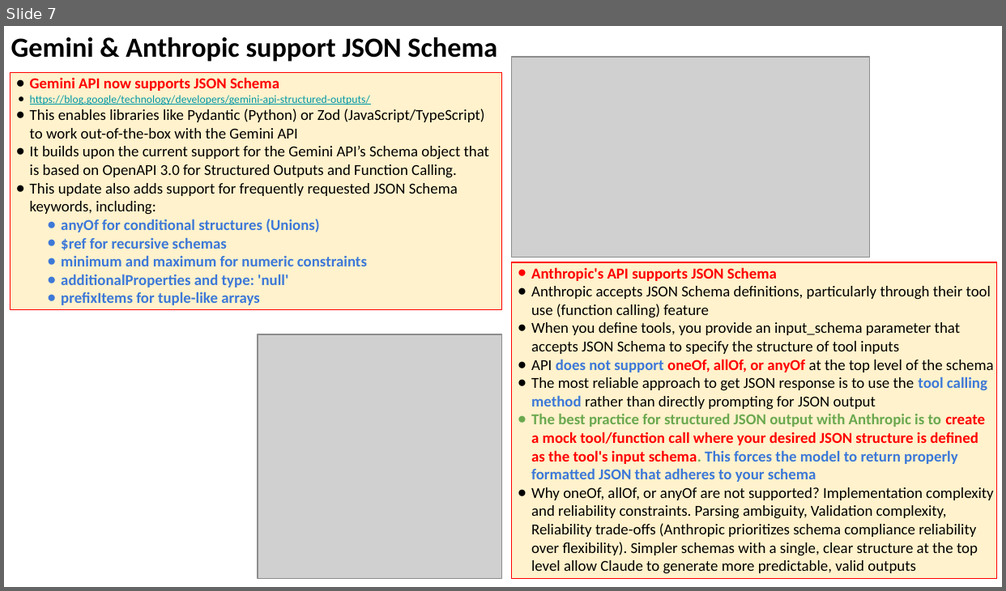
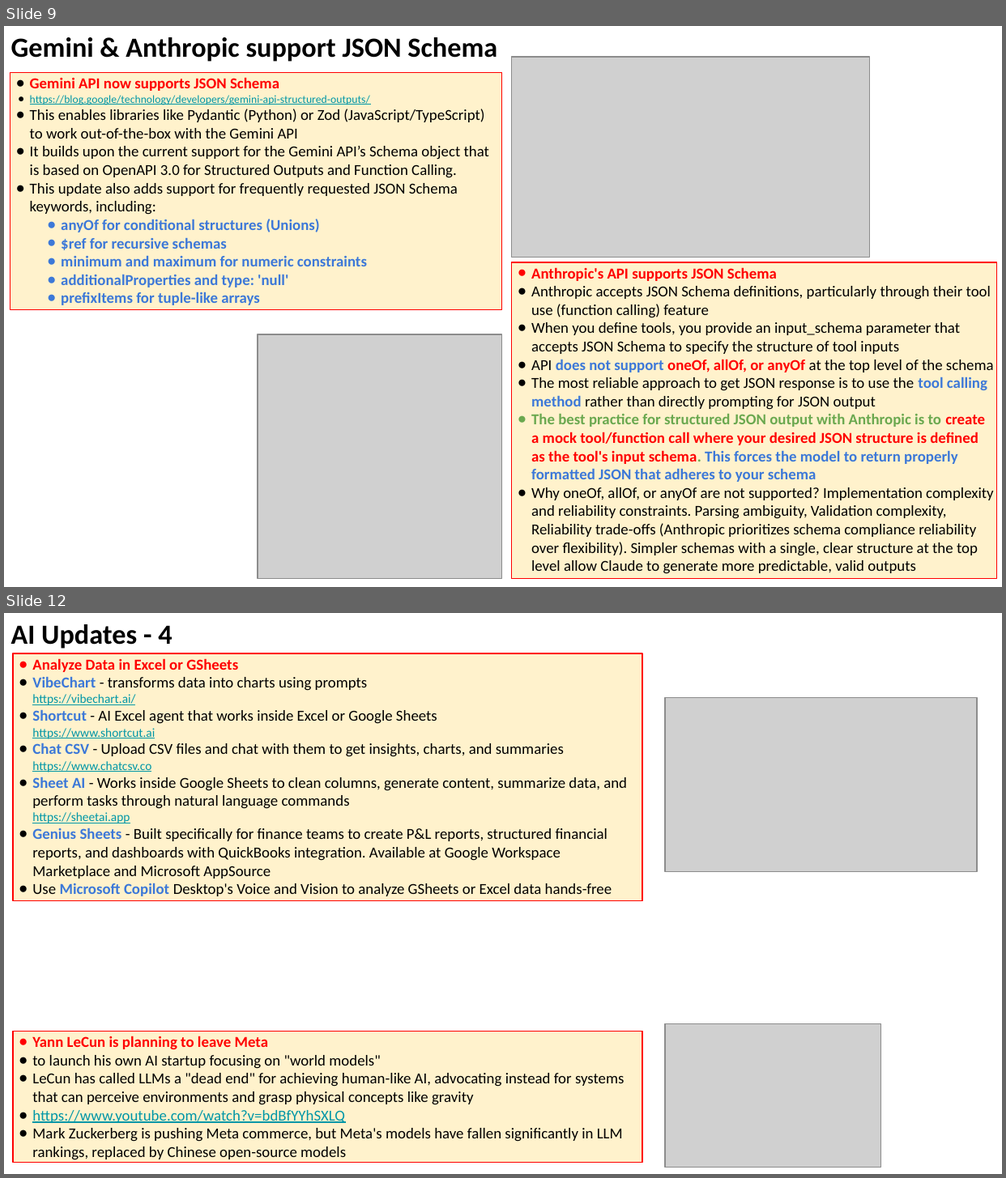
Before and after one commit to lselector/seminar, a slide deck: 2025/2025-11-14-AI-Updates.pptx. Shown one above the other, each under a label of ours: slide 7 before the commit, slides 9 and 12 after it; the slides between them are not shown. The pictures are 1006x591 and 1006x1178 pixels, drawn with LibreOffice and Linux fonts; fonts in the diff are those of the drawing; grey boxes stand for pictures. Boxes give left, top, right and bottom in pixels: in the first picture for what was removed or moved away, otherwise in the second. Text is boxed around its words. In the diff, an @@ line names an element or a change of style, - is before the commit and + after.

```diff
--- a/2025/2025-11-14-AI-Updates.pptx
+++ b/2025/2025-11-14-AI-Updates.pptx
@@ slide 12 added at box(4, 613, 1002, 1174), background #FFFFFF @@
@@ text added at box(11, 624, 172, 649), 20 pt, text #000000, bold @@
+AI Updates - 4
@@ rectangle added at box(13, 654, 642, 901), fill #FFF2CC, outline #FF0000 0.75 pt, 11 pt, text #000000 @@
+● Analyze Data in Excel or GSheets
+● VibeChart - transforms data into charts using prompts
+  https://vibechart.ai/
+● Shortcut - AI Excel agent that works inside Excel or Google Sheets
+  https://www.shortcut.ai
+● Chat CSV - Upload CSV files and chat with them to get insights, charts, and summaries
+  https://www.chatcsv.co
+● Sheet AI - Works inside Google Sheets to clean columns, generate content, summarize data, and perform tasks through natural language commands
+  https://sheetai.app
+● Genius Sheets - Built specifically for finance teams to create P&L reports, structured financial reports, and dashboards with QuickBooks integration. Available at Google Workspace Marketplace and Microsoft AppSource
+● Use Microsoft Copilot Desktop's Voice and Vision to analyze GSheets or Excel data hands-free
@@ picture added at box(665, 698, 976, 872) @@
@@ picture added at box(665, 1024, 880, 1168) @@
@@ rectangle added at box(13, 1031, 642, 1163), fill #FFF2CC, outline #FF0000 0.75 pt, 11 pt, text #000000 @@
+● Yann LeCun is planning to leave Meta
+● to launch his own AI startup focusing on "world models"
+● LeCun has called LLMs a "dead end" for achieving human-like AI, advocating instead for systems that can perceive environments and grasp physical concepts like gravity
+● https://www.youtube.com/watch?v=bdBfYYhSXLQ
+● Mark Zuckerberg is pushing Meta commerce, but Meta's models have fallen significantly in LLM rankings, replaced by Chinese open-source models
@@ what was slide 7 is now slide 9 @@
```
Also in this commit, not shown: 5 slides changed, 8 other slides added, 1 slide removed.
